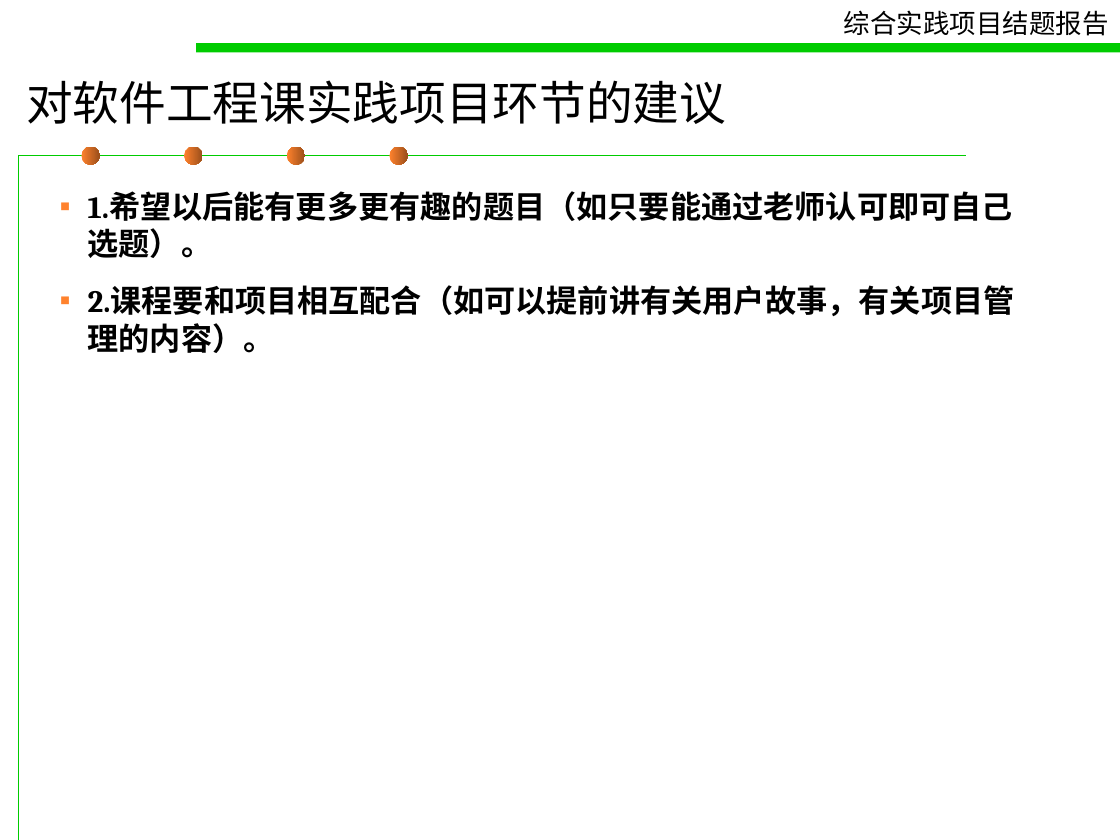
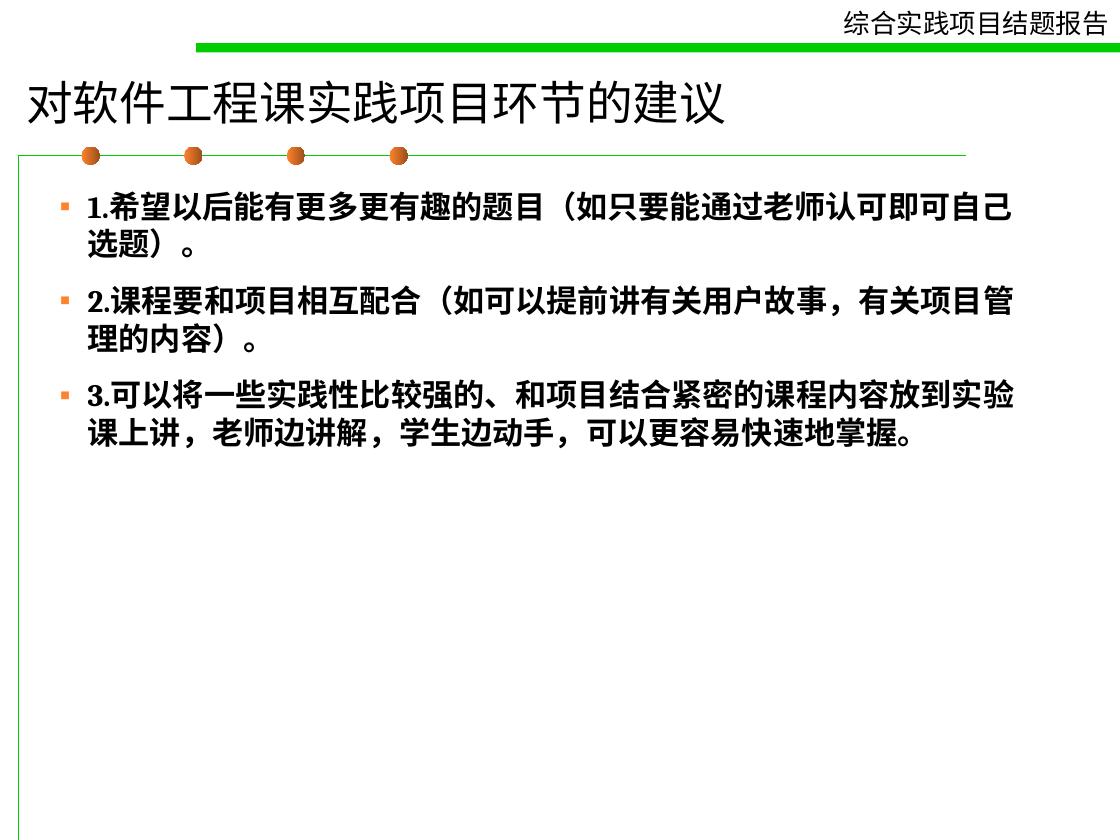
Before and after one commit to pokerG/Gmail-attachment-extension, a slide deck: slide 29 of doc/concludingreport.ppt (slide 28 before the commit). Drawn at 1120x840 pixels with LibreOffice and Linux fonts; fonts in the diff are those of the drawing. Boxes give left, top, right and bottom in pixels: in the first picture for what was removed or moved away, otherwise in the second. Text is boxed around its words. In the diff, an @@ line names an element or a change of style, - is before the commit and + after.

```diff
--- a/doc/concludingreport.ppt
+++ b/doc/concludingreport.ppt
@@ text at bbox=[88, 379, 1015, 448]: paragraph added @@
+▪ 3.可以将一些实践性比较强的、和项目结合紧密的课程内容放到实验课上讲，老师边讲解，学生边动手，可以更容易快速地掌握。
```
Also in this commit, not shown: 5 other slides changed, 1 slide added.
